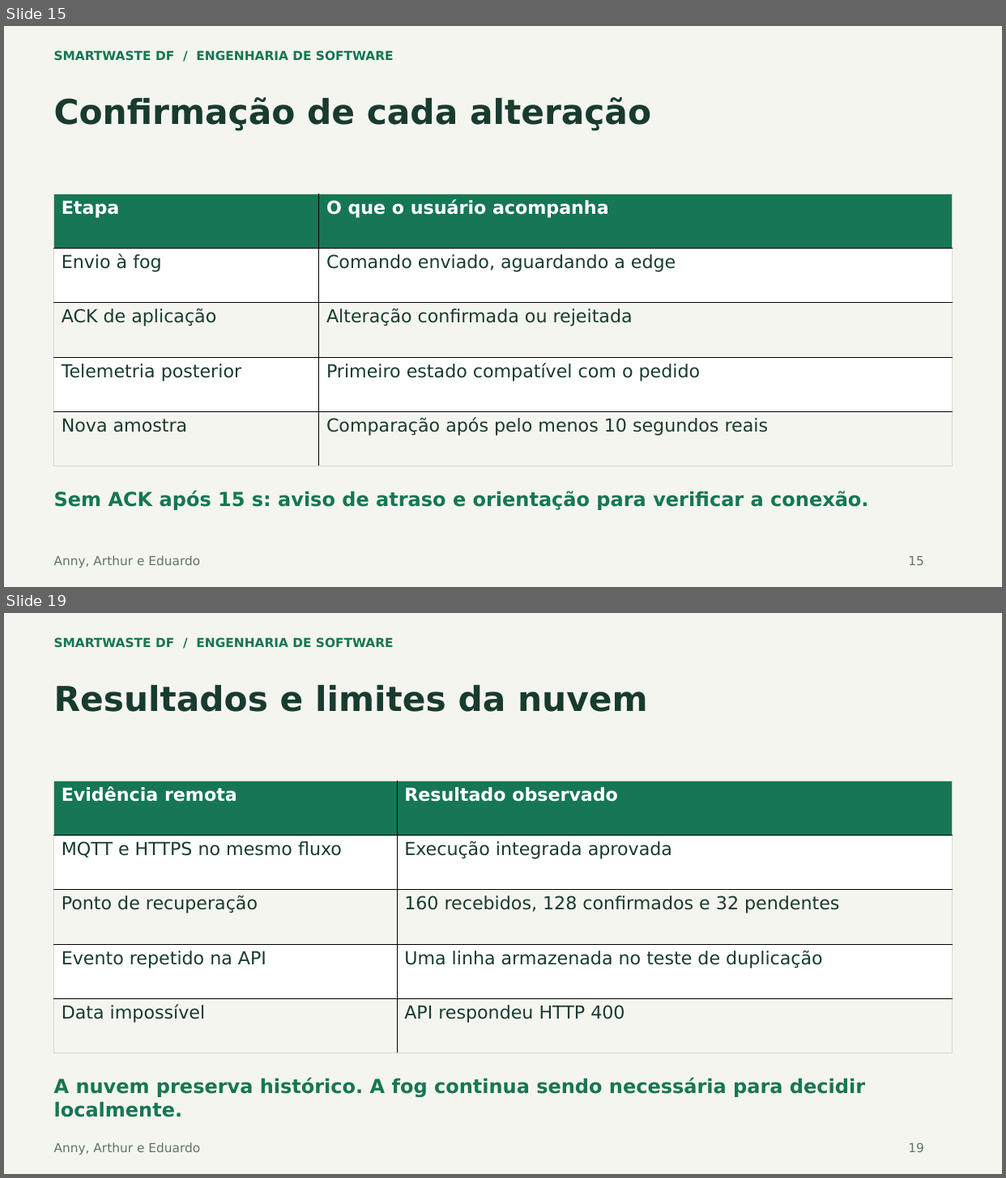
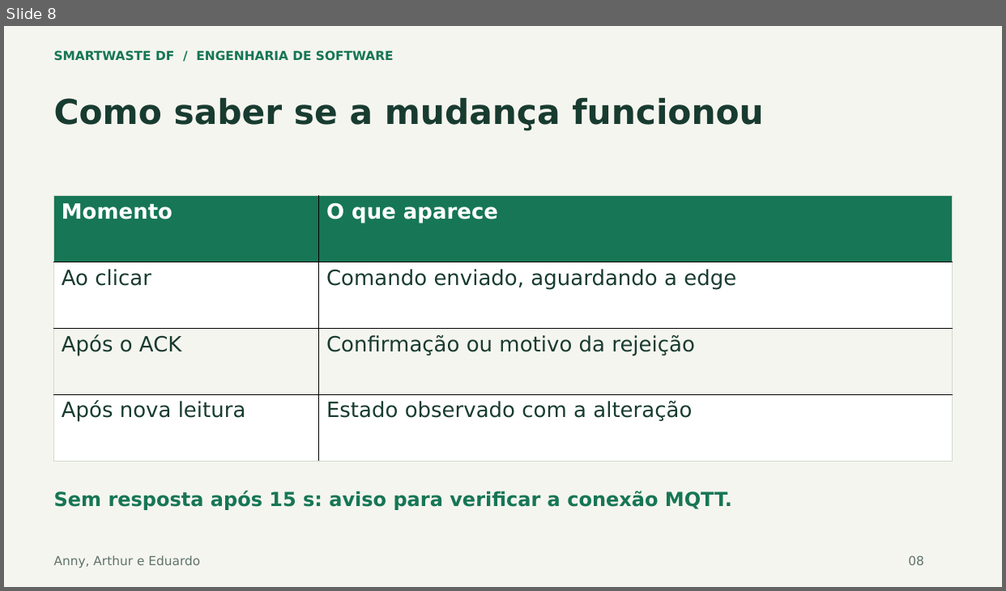
Before and after one commit to annygabb/IoT---Coleta, a slide deck: docs/entrega/SmartWaste_Apresentacao_Atualizada.pptx. Shown one above the other, each under a label of ours: slides 15 and 19 before the commit, slide 8 after it; the slides between them are not shown. The pictures are 1006x1178 and 1006x591 pixels, drawn with LibreOffice and Linux fonts; fonts in the diff are those of the drawing. Boxes give left, top, right and bottom in pixels: in the first picture for what was removed or moved away, otherwise in the second. Text is boxed around its words. In the diff, an @@ line names an element or a change of style, - is before the commit and + after.

Commit message:
docs: simplifica apresentação para dez slides com termos explicados

```diff
--- a/docs/entrega/SmartWaste_Apresentacao_Atualizada.pptx
+++ b/docs/entrega/SmartWaste_Apresentacao_Atualizada.pptx
@@ slide 19 removed at (x1=4, y1=613, x2=1002, y2=1174), background #F5F5EF @@
@@ text removed at (x1=54, y1=637, x2=394, y2=648) @@
-SMARTWASTE DF / ENGENHARIA DE SOFTWARE
@@ text removed at (x1=54, y1=685, x2=648, y2=712) @@
-Resultados e limites da nuvem
@@ table removed at (x1=54, y1=781, x2=953, y2=1054), 5 rows, 2 columns @@
-Evidência remota | Resultado observado
-MQTT e HTTPS no mesmo fluxo | Execução integrada aprovada
-Ponto de recuperação | 160 recebidos, 128 confirmados e 32 pendentes
-Evento repetido na API | Uma linha armazenada no teste de duplicação
-Data impossível | API respondeu HTTP 400
@@ text removed at (x1=54, y1=1078, x2=865, y2=1118) @@
-A nuvem preserva histórico. A fog continua sendo necessária para decidir localmente.
@@ text removed at (x1=54, y1=1143, x2=200, y2=1155) @@
-Anny, Arthur e Eduardo
@@ text removed at (x1=908, y1=1143, x2=924, y2=1152) @@
-19
@@ what was slide 15 is now slide 8 @@
@@ slide 8 changed as well @@
@@ text at (x1=54, y1=98, x2=764, y2=131): text changed @@
-Confirmação de cada alteração
+Como saber se a mudança funcionou
@@ table at (x1=54, y1=196, x2=953, y2=461) @@
-row 1: Etapa | O que o usuário acompanha
-row 2: Envio à fog | Comando enviado, aguardando a edge
-row 3: ACK de aplicação | Alteração confirmada ou rejeitada
-row 4: Telemetria posterior | Primeiro estado compatível com o pedido
-row 5: Nova amostra | Comparação após pelo menos 10 segundos reais
+row 1: Momento | O que aparece
+row 2: Ao clicar | Comando enviado, aguardando a edge
+row 3: Após o ACK | Confirmação ou motivo da rejeição
+row 4: Após nova leitura | Estado observado com a alteração
@@ text at (x1=54, y1=491, x2=732, y2=510): text changed @@
-Sem ACK após 15 s: aviso de atraso e orientação para verificar a conexão.
+Sem resposta após 15 s: aviso para verificar a conexão MQTT.
@@ text at (x1=908, y1=556, x2=924, y2=565): text changed @@
-15
+08
```
Also in this commit, not shown: 9 other slides changed, 9 other slides removed, 1 other file.
